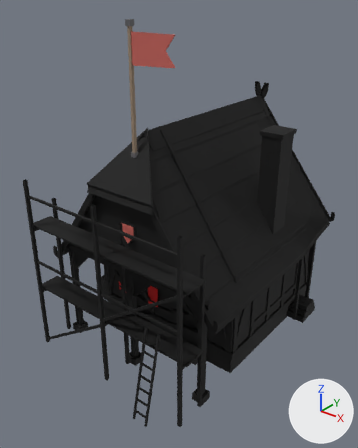
The glTF model game/assets/modelle/gebaeude/neubau/wohnhaus_elb_s1_g4.glb, before and after one commit.
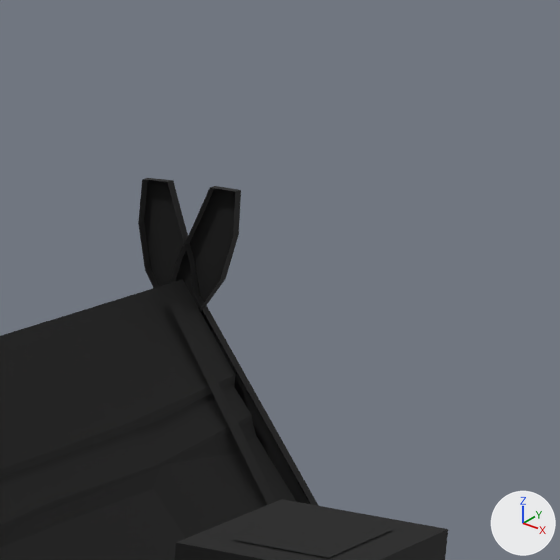
The first picture shows the older version from a camera (50 mm lens) standing at (8.2, -10.89, 9.95) and looking at (0.12, -0.79, 3.69). The close-ups show the older and then the newer version on the part from 66% to 87% of the width and 13% to 30% of the height of that picture. Only the edits that show in the close-ups are written down. Arrows for +X, +Y and +Z are at lower right; the lights stay in place. Vertices at exactly the same position are counted once.

In view in the first close-up: 'Dach', 'Haus'.
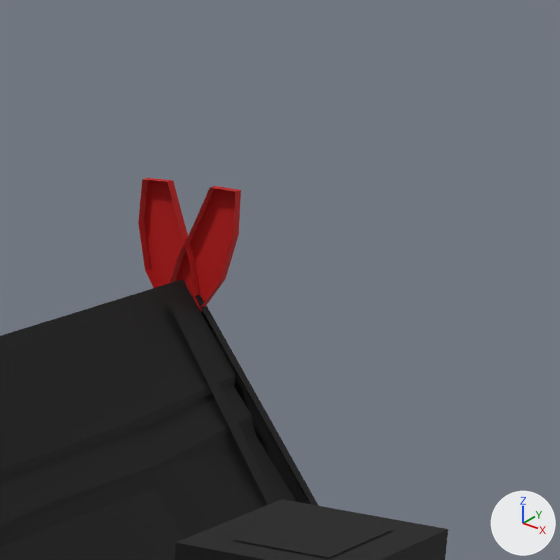
Location of each change, (x1, y1, x2, y2) in pixels of the close-ups (560 x 560 px):
```json
{"part": 1, "of": "me_dach", "change": "recoloured", "before": [138, 178, 241, 312], "after": [138, 178, 241, 312], "on screen": "black to red"}
```

The change, as JSON lines over the scene's bpy script:
```json
{"block": "me_dach", "where": "me_dach.from_pydata(...)  # 916 vertices, 1019 faces; spans x -3.02..3.02, y -3.05..3.7, z 2.4..7.07"}
{"block": "me_dach", "where": "# used by ob_dach; location = (0.0, 0.0, 0.0)"}
{"block": "me_dach", "change": "me_dach part 1: 40 faces centred in x -0.24..0.24, y 3.66..3.7, z 6.56..7.07 are repainted in the vertex colours; the middle colour goes from black #000000 to red #ff0000"}
```
